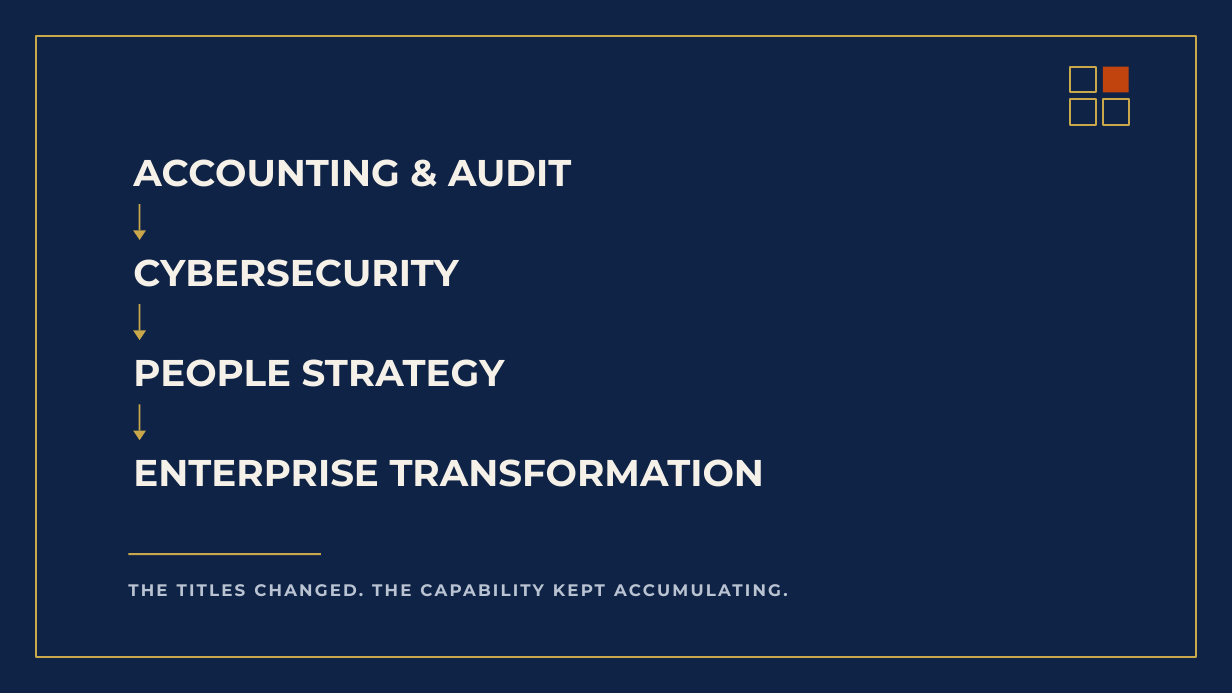
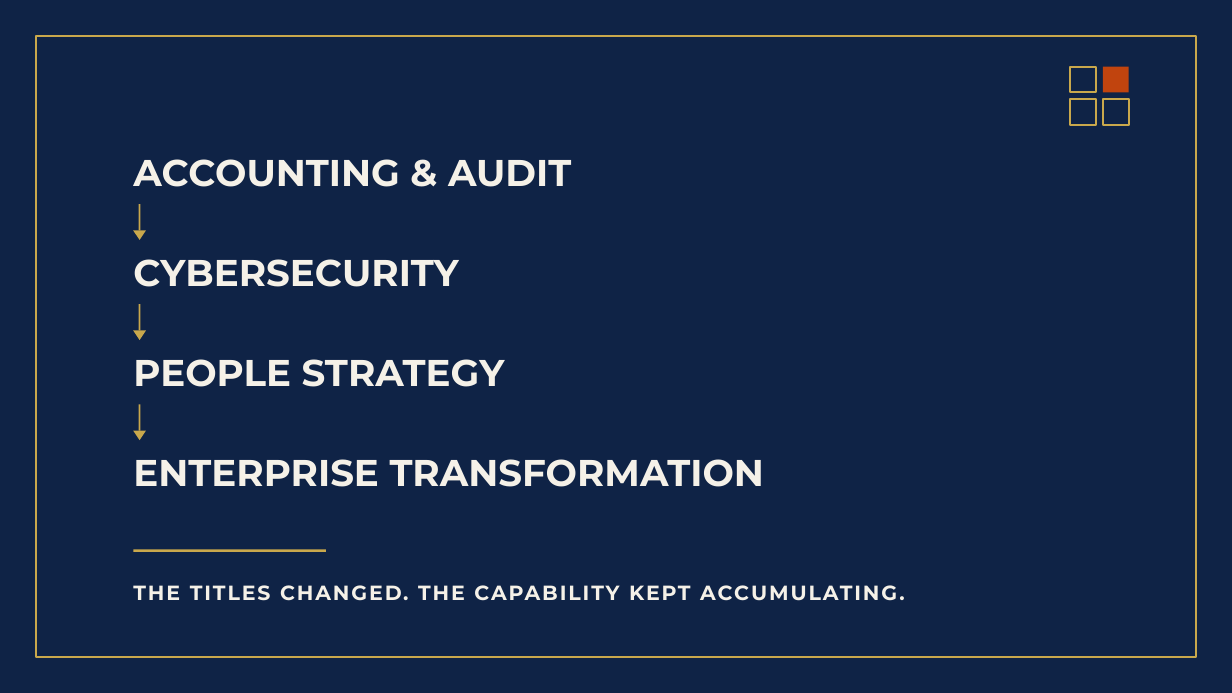
Before and after one commit to temidanielle/temidayoafonja-site, a slide deck: slide 4 of deliverables/video-4-slides/out/Video_4_Reveal_Builds.pptx. Drawn at 1232x693 pixels with LibreOffice and Linux fonts; fonts in the diff are those of the drawing. Boxes give left, top, right and bottom in pixels: in the first picture for what was removed or moved away, otherwise in the second. Text is boxed around its words. In the diff, an @@ line names an element or a change of style, - is before the commit and + after.

```diff
--- a/deliverables/video-4-slides/out/Video_4_Reveal_Builds.pptx
+++ b/deliverables/video-4-slides/out/Video_4_Reveal_Builds.pptx
@@ background #FFFFFF to #0F2346 @@
@@ rectangle removed at <box>0,0,1232,693</box> @@
@@ rectangle: place and size @@
-rectangle at <box>128,554,321,555</box>
+rectangle at <box>133,549,325,552</box>
@@ text "THE TITLES CHANGED. THE CAPABILITY ..." at <box>133,585,897,601</box>: size 13 to 16 pt, text colour #B9C3D2 to #F5F1E8, letter spacing 1.7 to 1.5 pt @@
```
Also in this commit, not shown: 25 other slides changed, 25 other files.
